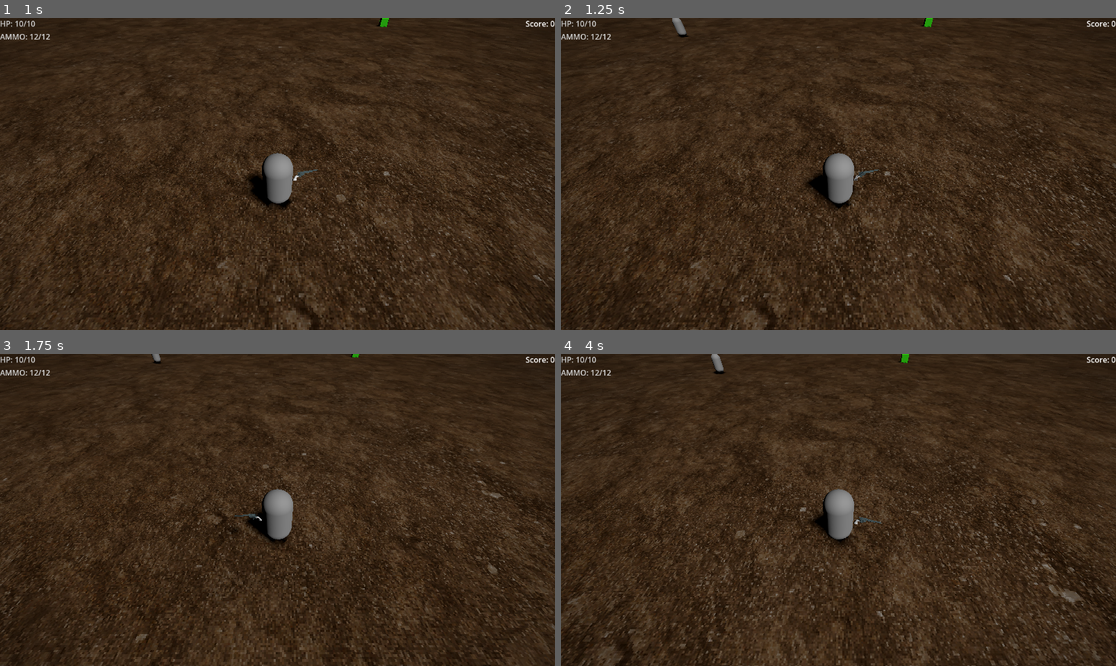
Above: before the commit, frames 1-4 (two rows, left to right).
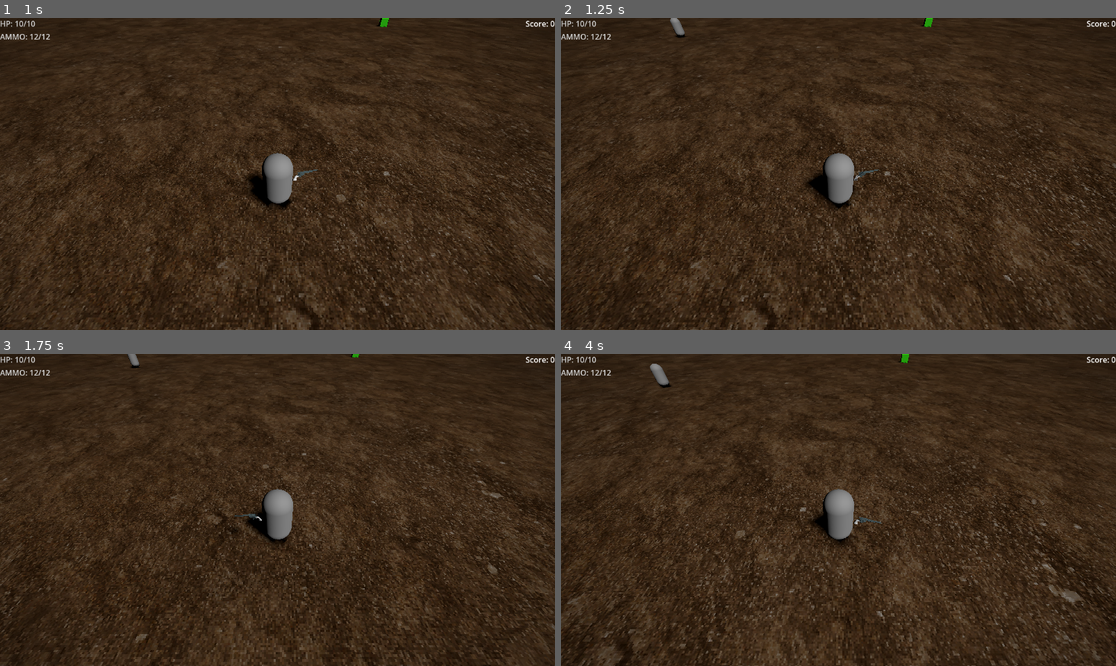
Above: after the commit, the same moments.

Repository: vidaliATWIT/prelude-aleph
Game: Godot game, scene res://main.tscn
The game is run twice, just before and just after one commit, with the same random seed, the same clock (stepped at 60 frames per second) and the same inputs.
Inputs (mouse positions are in pixels of both pictures, inside the frame that each line leads up to):
- Up to frame 1 (1 s): tap Enter at 0.5 s; move the mouse to (399, 158) at 0.52 s; hold D (move_right) from 0.53 s (still down); hold Right mouse button (aim) from 0.53 s (still down)
- Up to frame 2 (1.25 s): keep holding D (move_right); keep holding Right mouse button (aim)
- Up to frame 3 (1.75 s): move the mouse to (166, 525) at 1.27 s; release D (move_right) at 1.28 s; release Right mouse button (aim) at 1.28 s; hold Down (move_down) from 1.28 s (still down); click (166, 525) at 1.35 s
- Up to frame 4 (4 s): move the mouse to (894, 441) at 2.02 s; release Down (move_down) at 2.03 s; hold D (move_right) 2.03-2.78 s; hold Right mouse button (aim) 2.03-2.78 s; move the mouse to (810, 572) at 2.77 s; hold W (move_up) 2.78-3.53 s; click (810, 572) at 2.85 s; move the mouse to (1005, 556) at 3.52 s; hold A (move_left) from 3.53 s (still down); hold Right mouse button (aim) from 3.53 s (still down)

Frame 1 is identical in both runs. In frame 2, less than 0.1% of the frame differs, in the area x 19-23%, y 0-7%; in frame 3, 0.1%; in frame 4, 0.3%, in the area x 16-30%, y 0-11%.

Commit message:
Added gun swaying

Diff:
--- a/main.tscn
+++ b/main.tscn
@@ -18,11 +18,6 @@
 
 [sub_resource type="LabelSettings" id="LabelSettings_1bvp3"]
 font_size = 64
-
-[sub_resource type="BoxShape3D" id="BoxShape3D_lquwl"]
-size = Vector3(1, 10, 44)
-
-[sub_resource type="BoxMesh" id="BoxMesh_lquwl"]
 
 [node name="main" type="Node"]
 
@@ -135,22 +130,6 @@
 terrain_chunk = ExtResource("4_1bvp3")
 chunk_size = 147.5
 
-[node name="BerlinWall" type="StaticBody3D" parent="."]
-visible = false
-collision_layer = 4
-collision_mask = 3
-
-[node name="BerlinWall" type="CollisionShape3D" parent="BerlinWall"]
-transform = Transform3D(1, 0, 0, 0, 1, 0, 0, 0, 1, -7, 4.5, -5.8778076)
-visible = false
-shape = SubResource("BoxShape3D_lquwl")
-
-[node name="MeshInstance3D" type="MeshInstance3D" parent="BerlinWall"]
-transform = Transform3D(1, 0, 0, 0, 1, 0, 0, 0, 45, -7, 0, -6)
-visible = false
-layers = 4
-mesh = SubResource("BoxMesh_lquwl")
-
 [node name="MusicPlayer" type="Node" parent="."]
 script = ExtResource("7_272bh")
 
--- a/scenes/player/player_character.tscn
+++ b/scenes/player/player_character.tscn
@@ -23,6 +23,7 @@
 script = ExtResource("2_ar13e")
 
 [node name="SAA4" parent="Gun" instance=ExtResource("2_mjudt")]
+unique_name_in_owner = true
 transform = Transform3D(0.2, 0, 0, 0, 0.2, 0, 0, 0, 0.2, 0, 0, 0.9769592)
 
 [node name="SwayTimer" type="Timer" parent="Gun"]
--- a/scripts/player/gun.gd
+++ b/scripts/player/gun.gd
@@ -2,9 +2,10 @@
 extends Node3D
 var player
 var damage = 3
+@onready var gun_model = %SAA4
 func _ready():
 	player = get_node("/root/main/PlayerCharacter")
-
+	max_sway = .2
 @export var shooting_range: float = 1000.0
 var shoot_direction: Vector3 = Vector3.FORWARD
 var swayed_direction = shoot_direction
@@ -21,7 +22,7 @@
 	calculate_swayed_direction()
 	var ray_end = ray_start + swayed_direction  * shooting_range
 
-	draw_debug_line(ray_start, ray_end, Color.GREEN)
+	#ddraw_debug_line(ray_start, ray_end, Color.GREEN)
 
 func _shoot():
 	var space_state = get_world_3d().direct_space_state
@@ -36,13 +37,13 @@
 	if result:
 		print(result)
 		print(query)
-		draw_debug_line(ray_start, result.position, Color.RED)  # Hit something
+		#draw_debug_line(ray_start, result.position, Color.RED)  # Hit something
 		var hit_object = result.collider
 		print(hit_object)
 		if hit_object.has_method("_on_hit"):
 			hit_object._on_hit(damage)
-	else:
-		draw_debug_line(ray_start, ray_end, Color.BLUE)  # Missed
+	##else:
+		#draw_debug_line(ray_start, ray_end, Color.BLUE)  # Missed
 
 	if result:
 		print("Hit: ", result.collider.name)
@@ -51,7 +52,9 @@
 func calculate_swayed_direction():
 	var local_sway = randf()*sway
 	swayed_direction = Vector3(shoot_direction.x+local_sway, shoot_direction.y, shoot_direction.z+local_sway)
-
+	if gun_model:
+		gun_model.rotation_degrees.x = local_sway * 100  # Adjust multiplier for desired shake intensity
+		gun_model.rotation_degrees.z = local_sway * 100
 
 func _on_facing_direction_changed(new_direction: Vector3):
 	shoot_direction = new_direction
Not shown: 1 places in main.tscn that only renumber resources
